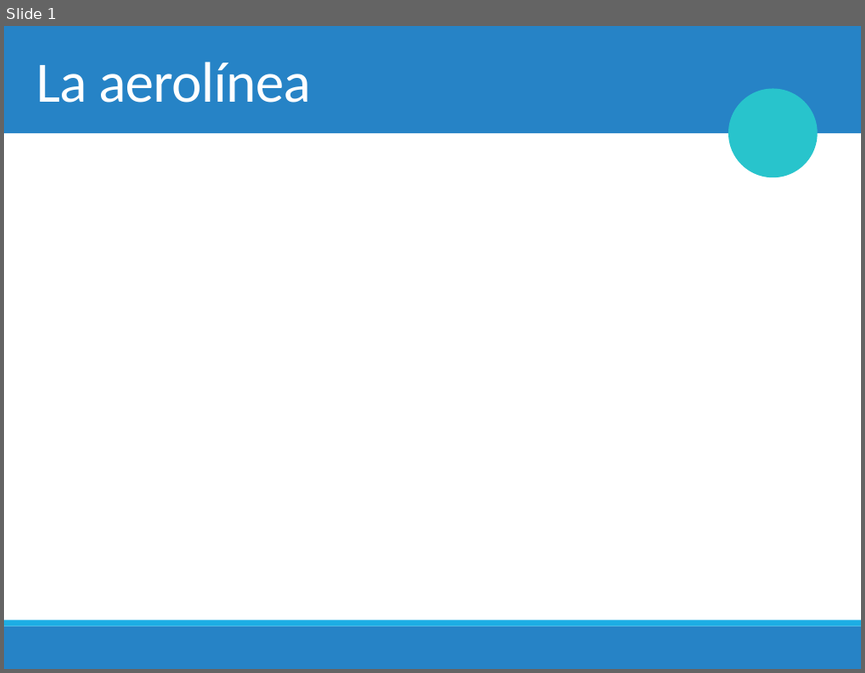
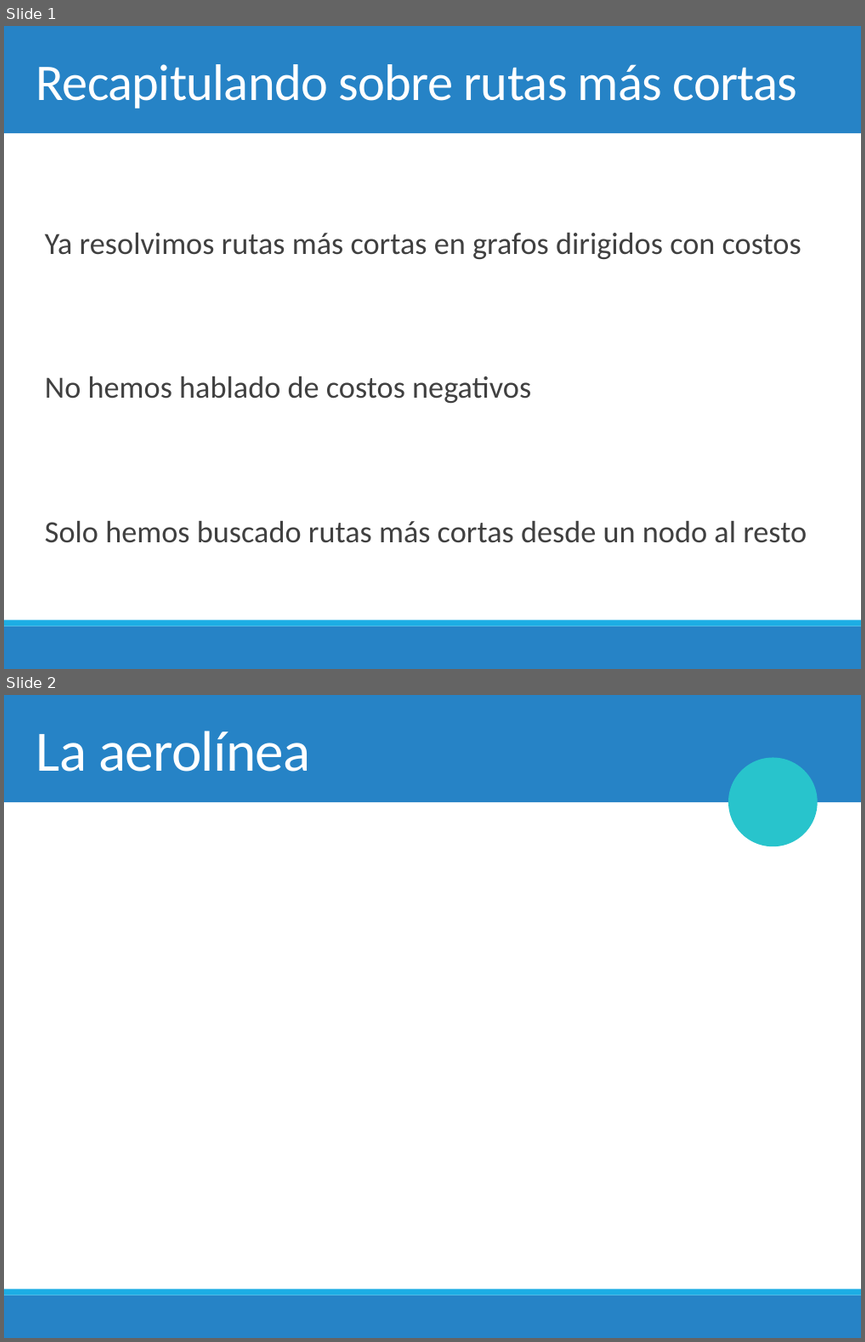
Before and after one commit to mplazadelosreyes/2018-2, a slide deck: Clases/20. Floyd-Warshall.pptx. Shown one above the other, each under a label of ours: slide 1 before the commit, slides 1 and 2 after it. The pictures are 865x673 and 865x1342 pixels, drawn with LibreOffice and Linux fonts; fonts in the diff are those of the drawing; grey boxes stand for pictures; background and template pictures are left out. Boxes give left, top, right and bottom in pixels: in the first picture for what was removed or moved away, otherwise in the second. Text is boxed around its words. In the diff, an @@ line names an element or a change of style, - is before the commit and + after.

```diff
--- a/Clases/20. Floyd-Warshall.pptx
+++ b/Clases/20. Floyd-Warshall.pptx
@@ slide 1 added at (4, 26, 861, 669), background #FFFFFF; not listed: 3 template elements that a slide beside it also shows @@
@@ title added at (36, 64, 798, 108), 43.2 pt, text #FFFFFF @@
+Recapitulando sobre rutas más cortas
@@ text added at (45, 233, 806, 543), 25.9 pt, text #404040 @@
+  Ya resolvimos rutas más cortas en grafos dirigidos con costos
+  No hemos hablado de costos negativos
+  Solo hemos buscado rutas más cortas desde un nodo al resto
@@ what was slide 1 is now slide 2 @@
```
Also in this commit, not shown: 1 other file.
